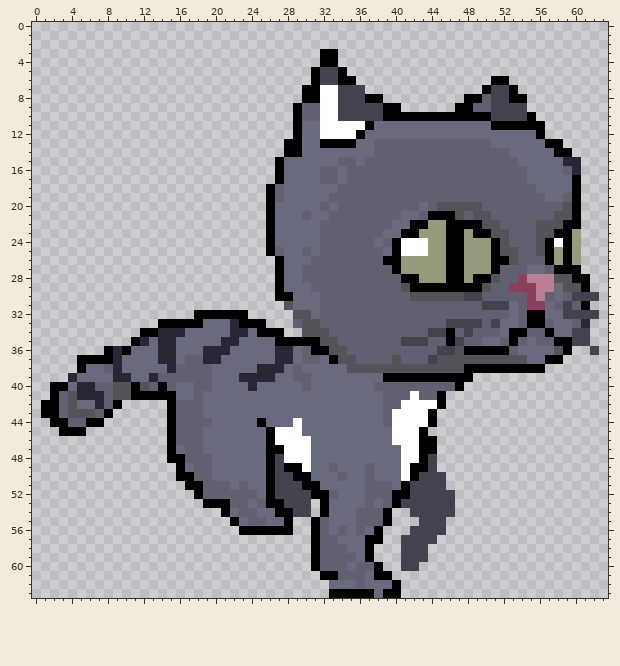
A pixel-art sprite gets an edit: recursos/img/jugador/run3.png. Above: the version before the commit.
The file is 64x64 pixels. Colours within 5 levels of each other are drawn and written as one.
New version:
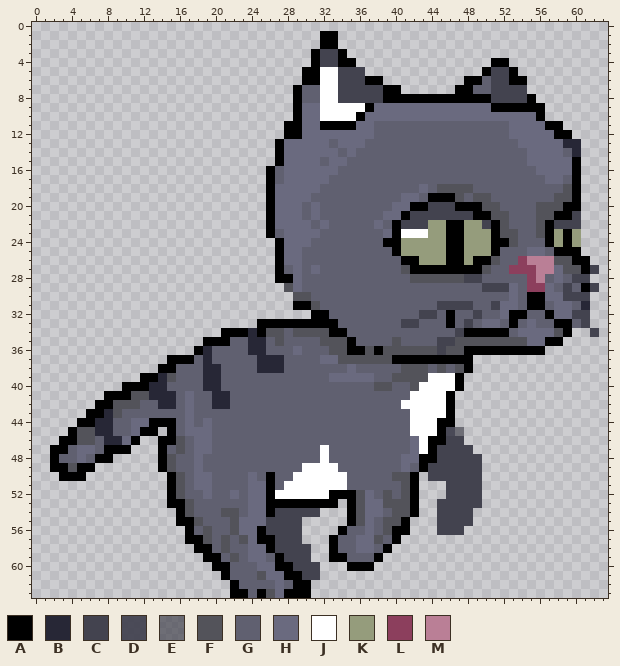
Palette (. is transparent): A #000000  B #272736  C #43434f  D #434350f0  E #44444fb1  F #53535a  G #606070  H #6a6a7f  J #ffffff  K #959c7c  L #8c3f5d  M #ba7f96
The edit:
Changed rows in their new state; - is an unchanged pixel.
first column x 1:
 1 -------------------------------AA-----------------------------
 2 -------------------------------AA-----------------------------
 3 ------------------------------ACCA----------------------------
 4 ------------------------------ACCAA---------------AA----------
 5 -----------------------------A-JJCCC-------------ACCA---------
 6 -----------------------------A-JJCCCAA---------AAGCCAA--------
 7 ----------------------------AGG-----CCAA------AAGG--CC--------
 8 ----------------------------AGG-----CCAAAAAAAAA--A--CCA-------
 9 -----------------------------HH--JJJAHHHHHHHHHHHHHAAAAAA------
10 -----------------------------HH--JJAHHHHHHHHHHHHHHHHHHHA------
11 ---------------------------A---AAAAHHGGGGGGGGGGGGGGGHHHHAA----
12 ---------------------------A---HHHHH-GGGGGGGGGGGGGGG---HHAA---
13 --------------------------AHH--HGHH-G-------------GGG---HHBB--
14 --------------------------AHH----G-GG---------------GG---HGB--
15 -------------------------------G-H-G-----------------G----HA--
16 -------------------------AG----HHG--------------------G---HA--
17 -------------------------AG----H-G--------------------GG--G---
18 --------------------------H----GG---------H-FFFF-------GGGF---
19 --------------------------H---GG--------HH-AAAF-FF------GFF---
20 -----------------------------G--G------HHAACCCAAAFF----FFFA---
21 -------------------------------G------HHACCCCCCCAAFF---FFAAC--
22 ------------------------------GH-----H-ACCC----KKCAF----ACCC--
23 --------------------------G------------AJJJ-----KKA-F---AK----
24 -------------------------.A---G------GA-KKK--------AF--G-K----
25 -------------------------.A---G-------G-KKK--------GG-HHGA-A--
26 -----------------------------G--------GGAA------AAFGGLMMMFFAA-
27 ---------------------------G--H--------GFAAAA--AAFG-LLLMMHFFAC
28 ---------------------------A------------GFFFFFFCCGG--GL-GHGCC-
29 --------------------------.F-G----------GGGGGGGGGCCCHG-LHGCG-C
30 --------------------------..FFG----------GGGGGGGG---H-AAH-C--.
31 ---------------------------.AAF-------------CCCC-G-H--AAGHH-B-
32 -----------------......-----..AA----------CC-A--C--HAAGGA-H--.
33 -------------...........-AAAAAAAA-------CC---AG-GHHGA-HG-AA-C-
34 -----------.........AAAB-FFGF---AA---------GGGCAAAAAGHHHHFA..C
35 ----------........AAAGGBBGFGGGG--FA----FGGG-CCFFFFFFFF-HA-...-
36 -------..........A-GGGGBBGGG--GG--AAFAFFFFFF-F------AAAA...--.
37 ----..........AAA--GGGGGBB-GG---H--FFFFAAAAAAAAA..........----
38 ----.........AA---BBGGGG---G-GGGGGHGGGGG---G-G--........------
39 ---........AABF---BBGGGGGGGG--GG-----GGFFFFJJJ-.--------------
40 -........A-ABB-GG-BBGGGGGGGGG-GGGGGGGFF--FJJJJ----------------
41 -......AAAFFBBBG--GBBGGGGGGGGGGGGGGGGG----JJJA----------------
42 ......AAFFFGGBB-H-GBBGGGGGGGGGGGGGGGGG------JA----------------
43 .....AABFGGGGGG-H-GGGGGGGGGGGGGGGGGGGG-GG--JJA----------------
44 -...A-BBGGHHAA--H-HGGGGGGGGGGGGGGGGGGG-GG--JAA----------------
45 --.-FFBBGGHAA---HH-GGGGGGGGGGGGGGGGGGGGGG-JJADE---------------
46 --AAFFGBBHA--A-F-H-GGGGGGGGGGGGGGGGGGGGGGHJ-ACC---------------
47 -AAGHHGAAA---AGF-H-GGGGGGGGGGGGJGGGGGGGGGHJ-CCCC--------------
48 -AGGHGAA-----AFG-H-GGGGGGGGGGGGJGGGGGGGGHH-ACCCCC-------------
49 -AAFAA-------AFGGH-GGGGGGGGGG-JJJGGG-GGGHG--CCCCC-------------
50 --AAA---------AFGHHGGGG-G-GGJJJJJJGG-GGFF-.--CCCC-------------
51 --------------AFGHH--G----GJJJJJJJGG---GFA...CCCC-------------
52 --------------AFGGH--H-H--JJJJJJAAAFH-FGFA...-CCC-------------
53 --------------AAFGGGG---H--AAAA-A.AFH-FFFA..--CCC-------------
54 ---------------AFGGGFF-H-ACC--C...AFHHGFFA..--CC--------------
55 ---------------AAFGGGF-HHCCCC-....AFH-FFA-..-CCC--------------
56 ----------------AGFGGFHH-CCCC-...AG--GFAA...-CC---------------
57 ----------------AAFGFGFHAACCC-..AGG-HFGA....------------------
58 -----------------AAGFGGHHACCCC..A-G-HGA-...-------------------
59 ------------------AAGFGHHGACCC..AA-GGA--...-------------------
60 -------------------AAGGGHHAACCC...AAA.--..--------------------
61 --------------------AGGGFHHAACC........-----------------------
62 ---------------------AGGGGHGAA--........----------------------
63 ---------------------AAGAFHAAA--........----------------------
Changed places in both pictures, as pixel boxes (x1, y1, x2, y2):
changed: (41, 31, 599, 598)
